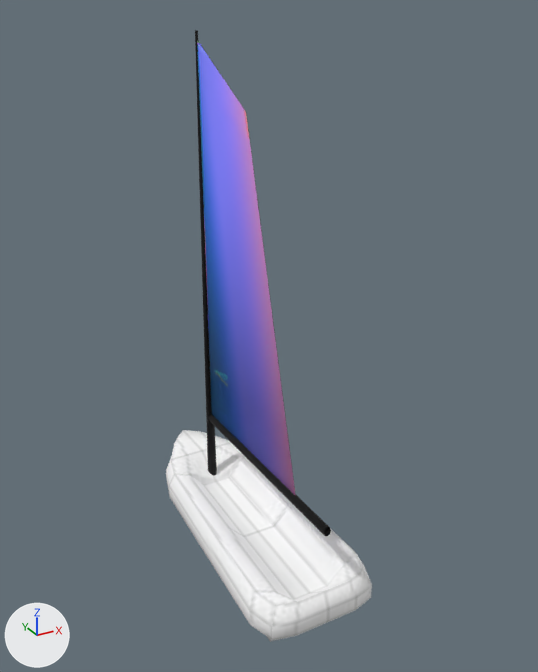
An edit to the OBJ model models/sail.obj, drawn before and after from the same camera.
Rendered twice from a 50 mm camera at (-4.73, -10.79, 8.49) aimed at (0.37, -1.53, 3.86). Lighting does not change. The marker at lower left points along +X, +Y and +Z. Where no turn or scale is listed for an object, it has been applied to the vertices.

In view in the first picture: 'Cube_Cube.001', 'Cylinder_Cylinder.003'.
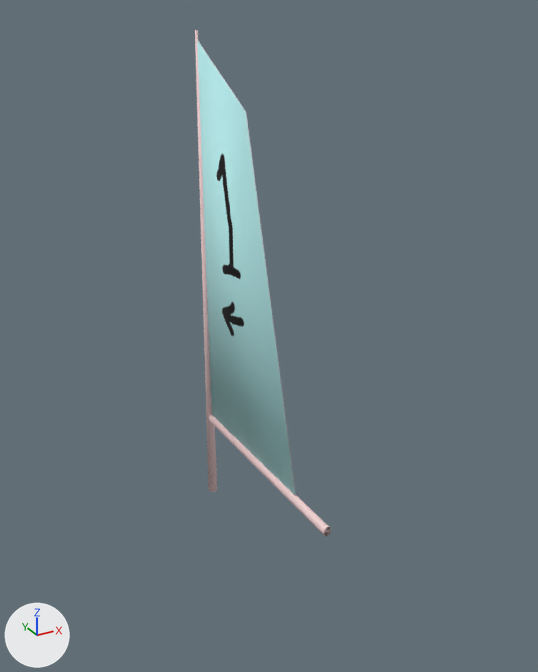
Pixel boxes (x1, y1, x2, y2) of what changed, in the pictures (538 x 672 px):
'Cylinder_Cylinder.003', surface changed: (195, 30, 331, 536) in both
'Cube_Cube.001', deleted: before (166, 430, 372, 642)

Patch to the scene script:
```diff
--- a/models/sail.obj.py
+++ b/models/sail.obj.py
@@ img_sail1_png @@
+img_sail1_png = load_image('sail1.png', 'sail1.png', 512, 512, 'sRGB')
@@ mat_sail1_png @@
 mat_sail1_png = principled_material('_sail1.png')
-mat_sail1_png.texture = img_sail201_png
+mat_sail1_png.texture = img_sail1_png
 mat_sail1_png.roughness = 1.0
@@ ob_cube_cube_001 @@
-ob_cube_cube_001 = bpy.data.objects.new('Cube_Cube.001', me_cube_cube_001)
-ob_cube_cube_001.location = (0.0, 0.0, 0.0)
```
